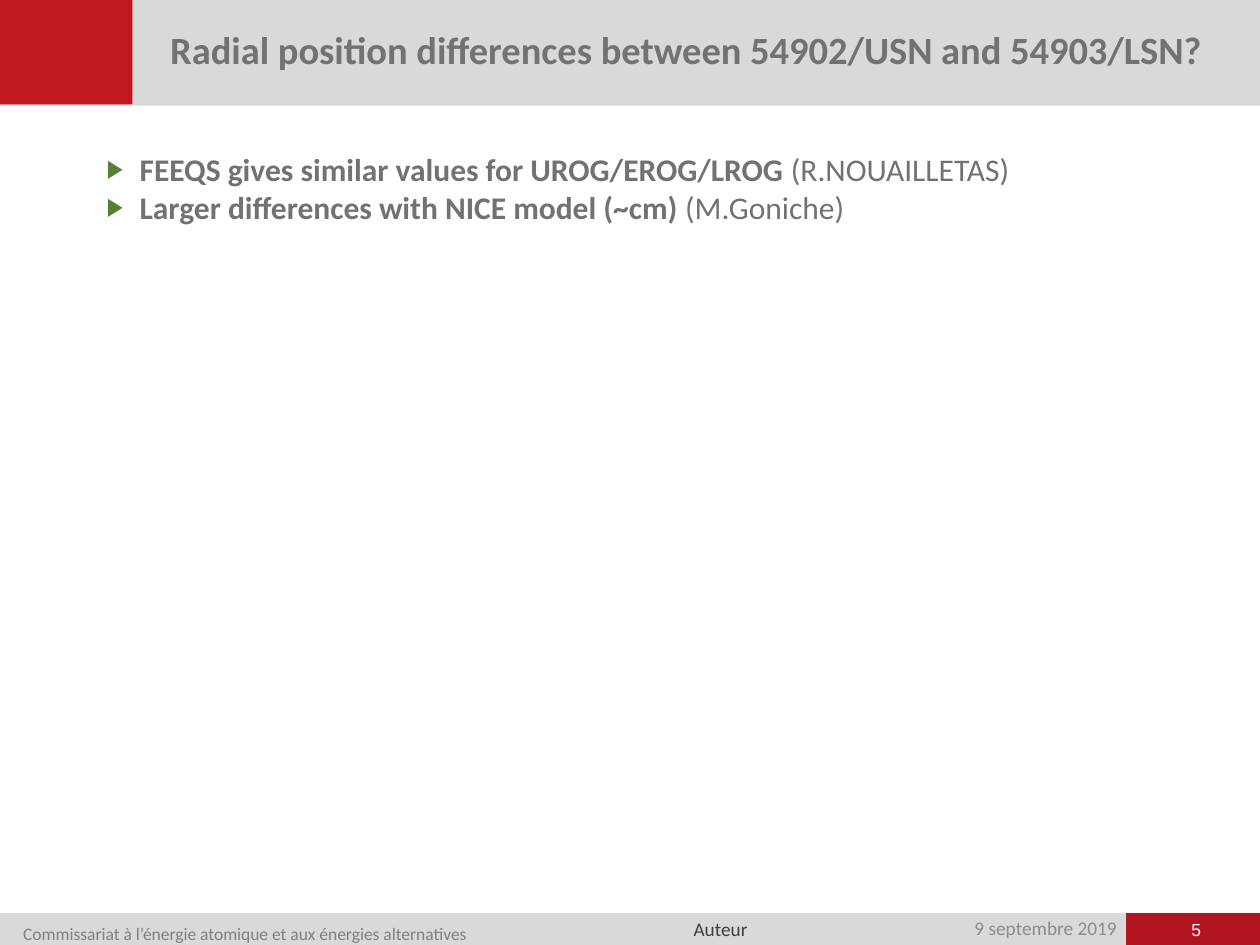
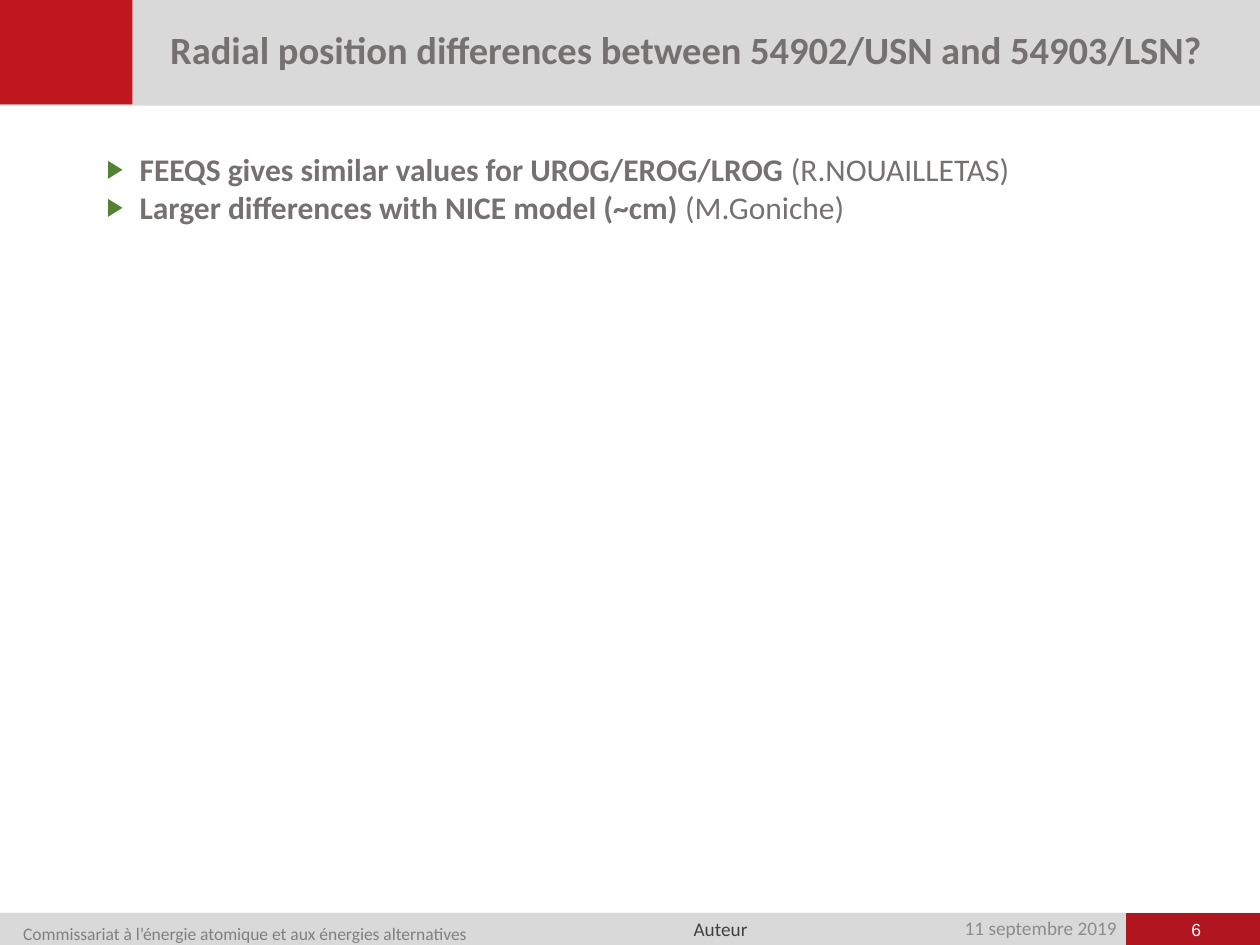
Before and after one commit to jhillairet/WEST_C4, a slide deck: slide 6 of presentations/WEST_IC_week36.pptx (slide 5 before the commit). Drawn at 1260x945 pixels with LibreOffice and Linux fonts; fonts in the diff are those of the drawing; background and template pictures are left out. Boxes give left, top, right and bottom in pixels: in the first picture for what was removed or moved away, otherwise in the second. Text is boxed around its words. In the diff, an @@ line names an element or a change of style, - is before the commit and + after.

```diff
--- a/presentations/WEST_IC_week36.pptx
+++ b/presentations/WEST_IC_week36.pptx
@@ text at bbox=[965, 922, 1117, 938]: text changed @@
-9 septembre 2019
+11 septembre 2019
@@ page number at bbox=[1191, 923, 1201, 936]: text changed @@
-5
+6
```
Also in this commit, not shown: 2 other slides changed, 1 slide added, 1 other file.
